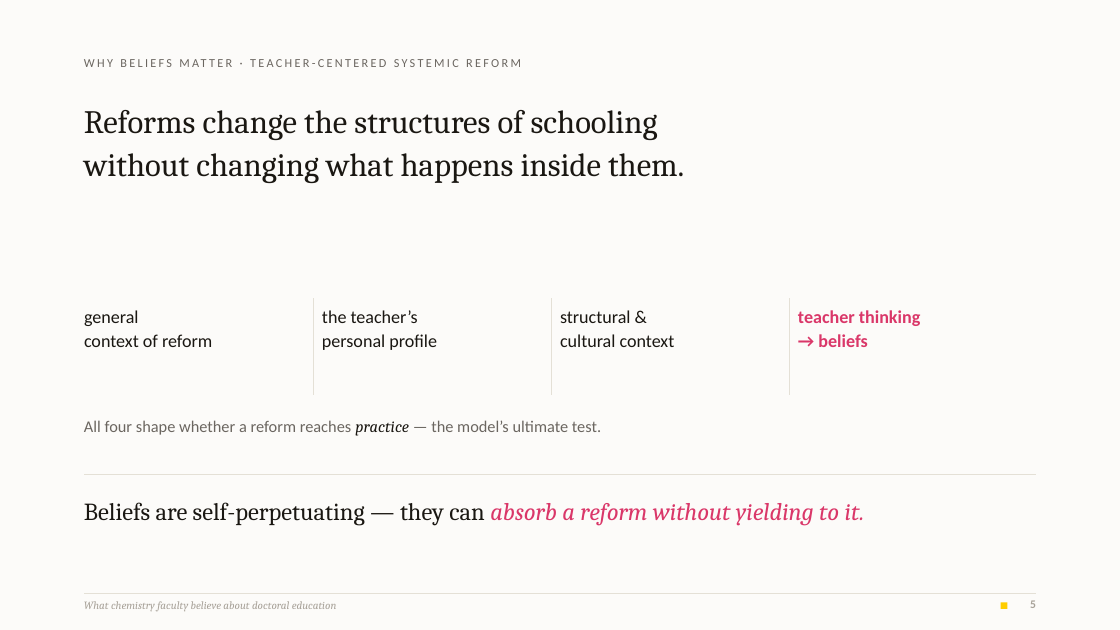
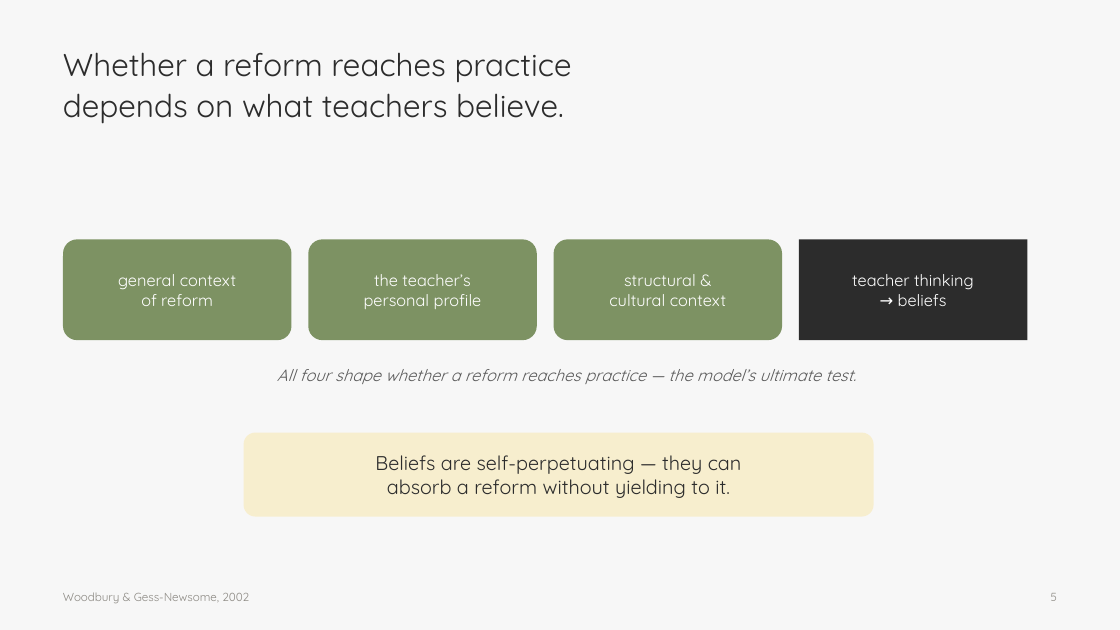
Before and after one commit to 7ahra/resnet_exploration, a slide deck: slide 5 of bcce_2026_faculty_beliefs/BCCE2026_faculty_beliefs.pptx. Drawn at 1120x630 pixels with LibreOffice and Linux fonts; fonts in the diff are those of the drawing; background and template pictures are left out. Boxes give left, top, right and bottom in pixels: in the first picture for what was removed or moved away, otherwise in the second. Text is boxed around its words. In the diff, an @@ line names an element or a change of style, - is before the commit and + after.

```diff
--- a/bcce_2026_faculty_beliefs/BCCE2026_faculty_beliefs.pptx
+++ b/bcce_2026_faculty_beliefs/BCCE2026_faculty_beliefs.pptx
@@ rectangle at (0, 0, 1120, 630): fill #FCFBF9 to #F7F7F7 @@
@@ text at (63, 52, 572, 124): text changed; size 28 to 27 pt; font Cambria to Quicksand; text colour #1A1712 to #2C2C2C @@
-Reforms change the structures of schooling
-without changing what happens inside them.
+Whether a reform reaches practice
+depends on what teachers believe.
@@ text removed at (84, 55, 924, 81) @@
-WHY BELIEFS MATTER · TEACHER-CENTERED SYSTEMIC REFORM
@@ rounded rectangle added at (63, 239, 292, 340), fill #7D9263 @@
@@ text "general context" at (118, 274, 236, 306): vertical alignment top to middle @@
@@ rounded rectangle added at (308, 239, 537, 340), fill #7D9263 @@
@@ text "the teacher’s" at (364, 274, 481, 309): size 15.5 to 14 pt, font Calibri to Quicksand, text colour #1A1712 to #FFFFFF; alignment left to centre; line spacing 1.12 to 1.02; vertical alignment top to middle @@
@@ text "the teacher’s": place and size @@
-text "the teacher’s" at (322, 310, 437, 350)
+text "the teacher’s" at (364, 274, 481, 309)
@@ rounded rectangle added at (554, 239, 782, 340), fill #7D9263 @@
@@ text "structural &": place and size @@
-text "structural &" at (560, 310, 675, 347)
+text "structural &" at (609, 274, 726, 306)
@@ text "structural &" at (609, 274, 726, 306): size 15.5 to 14 pt, font Calibri to Quicksand, text colour #1A1712 to #FFFFFF; alignment left to centre; line spacing 1.12 to 1.02; vertical alignment top to middle @@
@@ rectangle added at (799, 239, 1028, 340), fill #2C2C2C @@
@@ text "teacher thinking": place and size @@
-text "teacher thinking" at (798, 310, 920, 347)
+text "teacher thinking" at (852, 274, 974, 306)
@@ text "teacher thinking" at (852, 274, 974, 306): size 15.5 to 14 pt, font Calibri to Quicksand, text colour #DA3769 to #FFFFFF, bold off; alignment left to centre; line spacing 1.12 to 1.02; vertical alignment top to middle @@
@@ text at (118, 274, 236, 306): text changed; size 15.5 to 14 pt; font Calibri to Quicksand; text colour #1A1712 to #FFFFFF @@
-general
-context of reform
+general context
+of reform
@@ line removed from (313, 298) to (313, 395) @@
@@ line removed from (552, 298) to (552, 395) @@
@@ line removed from (790, 298) to (790, 395) @@
@@ text "All four shape whether a ...": place and size @@
-text "All four shape whether a ..." at (84, 420, 601, 436)
+text "All four shape whether a ..." at (277, 369, 856, 384)
@@ text "All four shape whether a ..." at (277, 369, 856, 384): font Calibri to Quicksand, text colour #6B6660 to #595959, italic on in "All four shape whether a reform reaches ..."; font Cambria to Quicksand, text colour #1A1712 to #595959 in "practice"; alignment left to centre @@
@@ rounded rectangle added at (244, 433, 874, 517), fill #F7EECE @@
@@ text "Beliefs are self-perpetuating — they ..." at (375, 455, 742, 498): vertical alignment top to middle @@
@@ line removed from (84, 475) to (1036, 475) @@
@@ text at (375, 455, 742, 498): text changed; size 21 to 17 pt; font Cambria to Quicksand; text colour #1A1712 to #2C2C2C @@
-Beliefs are self-perpetuating — they can absorb a reform without yielding to it.
+Beliefs are self-perpetuating — they can
+absorb a reform without yielding to it.
@@ text at (63, 592, 249, 603): text changed; size 9.5 to 10 pt; font Cambria to Quicksand; text colour #A8A299 to #8C8983; italic off @@
-What chemistry faculty believe about doctoral education
+Woodbury & Gess-Newsome, 2002
@@ line removed from (84, 593) to (1036, 593) @@
@@ text "5": place and size @@
-text "5" at (1030, 600, 1036, 608)
+text "5" at (1051, 593, 1057, 601)
@@ text "5" at (1051, 593, 1057, 601): font Calibri to Quicksand, text colour #A8A299 to #8C8983, bold off @@
@@ rectangle removed at (1001, 602, 1007, 609) @@
```
Also in this commit, not shown: 15 other slides changed, 6 other files.
